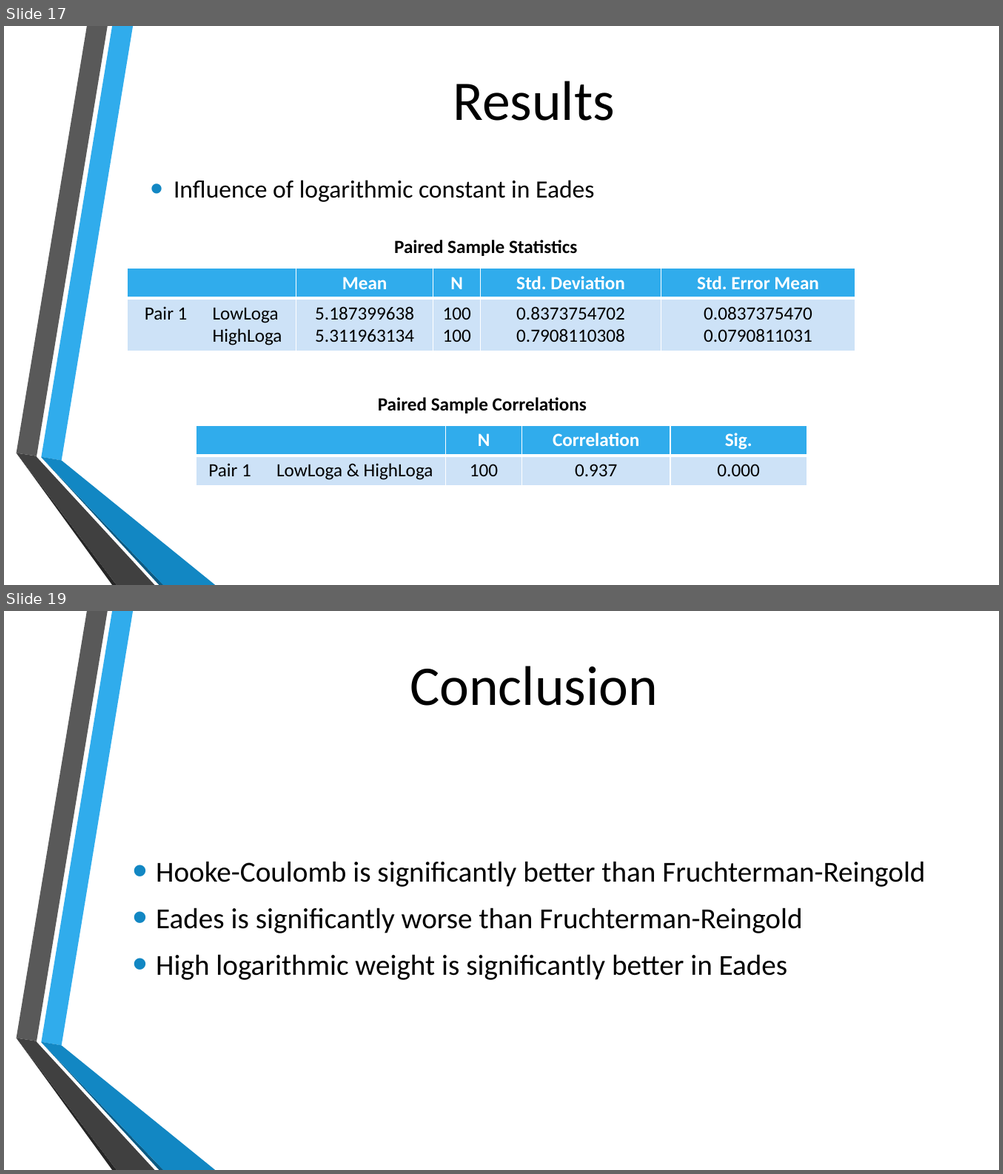
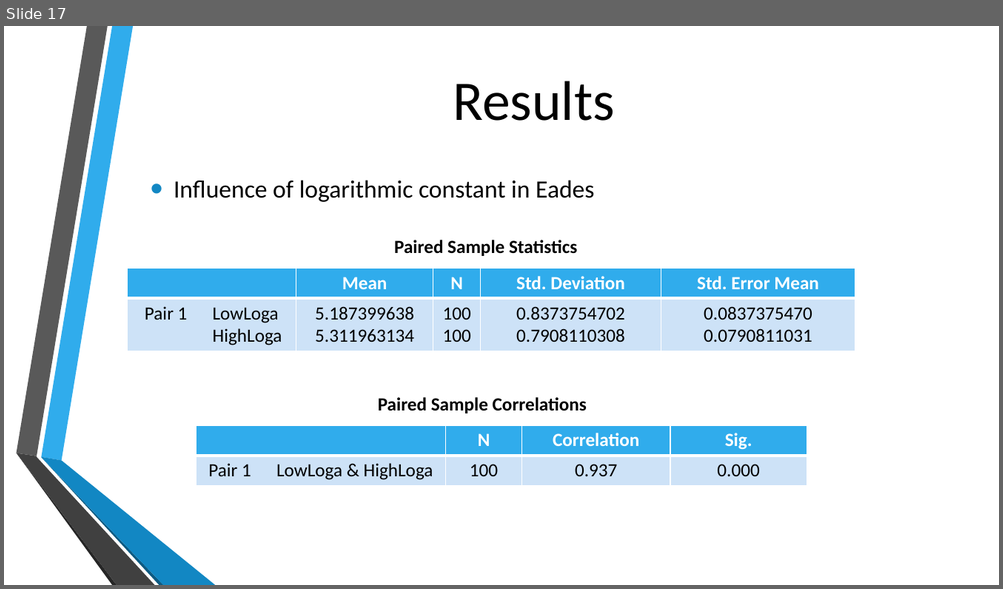
Before and after one commit to michielvh1995/OMI, a slide deck: Presentatie/Onderzoek eindpresentatie.pptx. Shown one above the other, each under a label of ours: slides 17 and 19 before the commit, slide 17 after it; the slides between them are not shown. The pictures are 1003x1174 and 1003x589 pixels, drawn with LibreOffice and Linux fonts; fonts in the diff are those of the drawing; background and template pictures are left out. Boxes give left, top, right and bottom in pixels: in the first picture for what was removed or moved away, otherwise in the second. Text is boxed around its words. In the diff, an @@ line names an element or a change of style, - is before the commit and + after.

```diff
--- a/Presentatie/Onderzoek eindpresentatie.pptx
+++ b/Presentatie/Onderzoek eindpresentatie.pptx
@@ slide 19 removed at box(4, 611, 999, 1170), background picture (left out); not listed: 6 template elements that a slide beside it also shows @@
@@ text removed at box(410, 666, 657, 706) @@
-Conclusion
@@ text removed at box(156, 861, 925, 980) @@
-• Hooke-Coulomb is significantly better than Fruchterman-Reingold
-• Eades is significantly worse than Fruchterman-Reingold
-• High logarithmic weight is significantly better in Eades
```
Also in this commit, not shown: 1 slide changed, 2 slides added.
